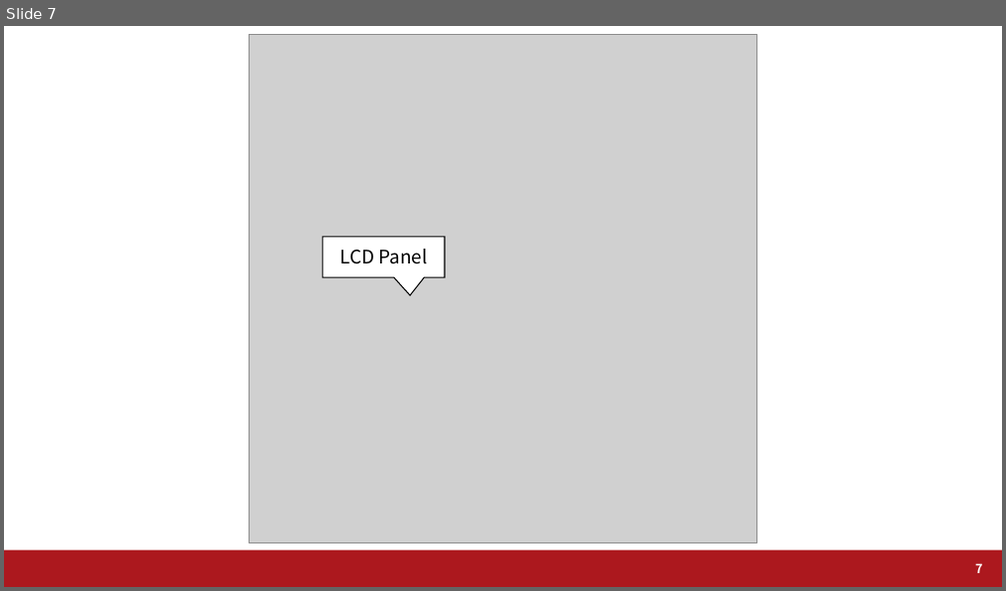
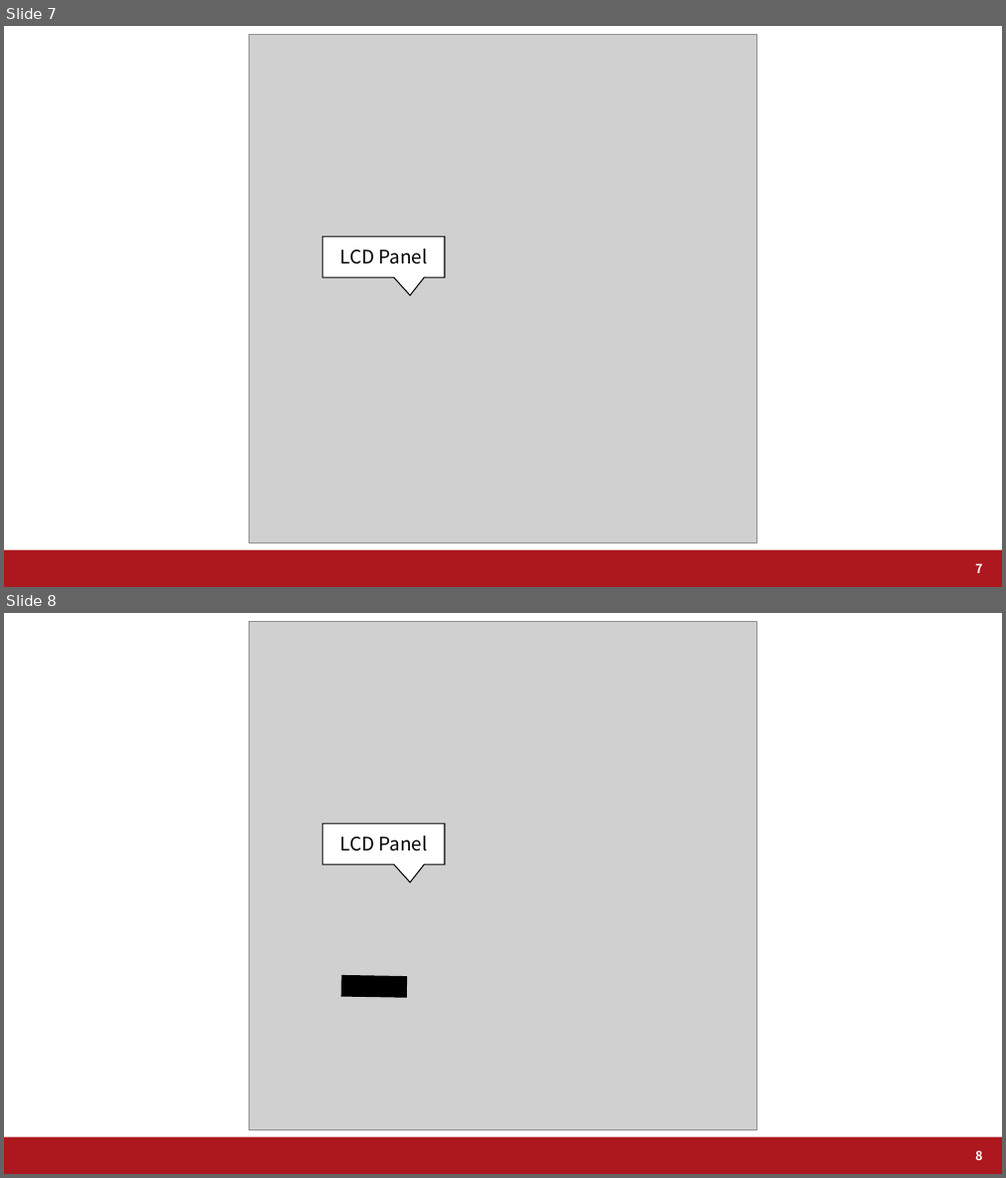
Before and after one commit to a2h1r0/lab, a slide deck: paper/helmet/ISWC2020/figure/source/fig_data.pptx. Shown one above the other, each under a label of ours: slide 7 before the commit, slides 7 and 8 after it. The pictures are 1006x591 and 1006x1178 pixels, drawn with LibreOffice and Linux fonts; fonts in the diff are those of the drawing; grey boxes stand for pictures; background and template pictures are left out. Boxes give left, top, right and bottom in pixels: in the first picture for what was removed or moved away, otherwise in the second. Text is boxed around its words. In the diff, an @@ line names an element or a change of style, - is before the commit and + after.

```diff
--- a/paper/helmet/ISWC2020/figure/source/fig_data.pptx
+++ b/paper/helmet/ISWC2020/figure/source/fig_data.pptx
@@ slide 8 added at (4, 613, 1002, 1174), background #FFFFFF; not listed: 1 template element that a slide beside it also shows @@
@@ picture added at (249, 621, 757, 1130) @@
@@ speech box added at (323, 824, 445, 864), fill #FFFFFF, outline #000000 1 pt @@
@@ text added at (340, 836, 427, 852), 18 pt, text #000000 @@
+LCD Panel
@@ rectangle added at (342, 975, 406, 997), fill #000000, outline #000000 1 pt @@
@@ page number added at (975, 1151, 982, 1160), 12 pt, text #FFFFFF, bold @@
+8
```
Also in this commit, not shown: 4 other files.
